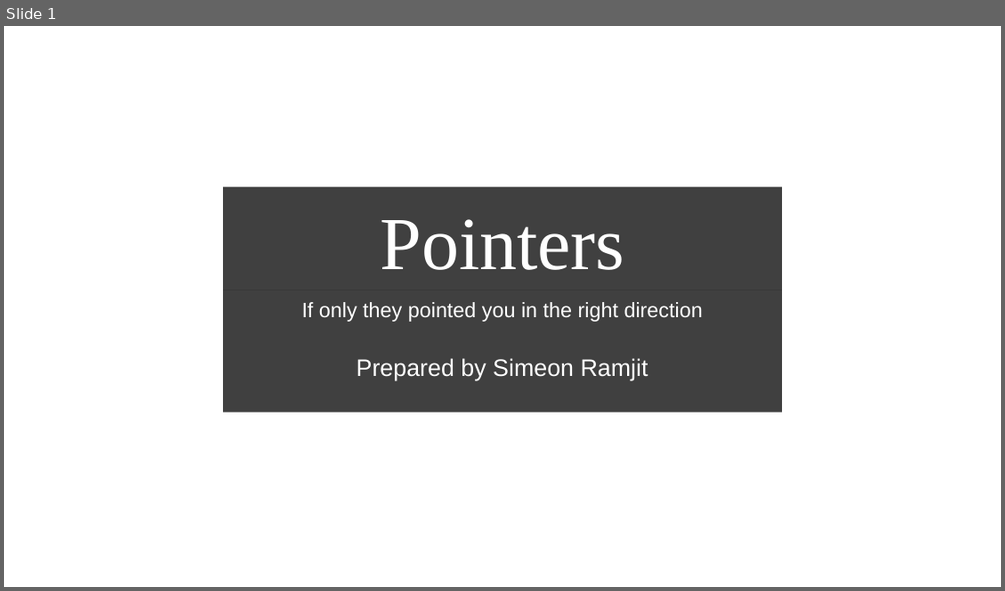
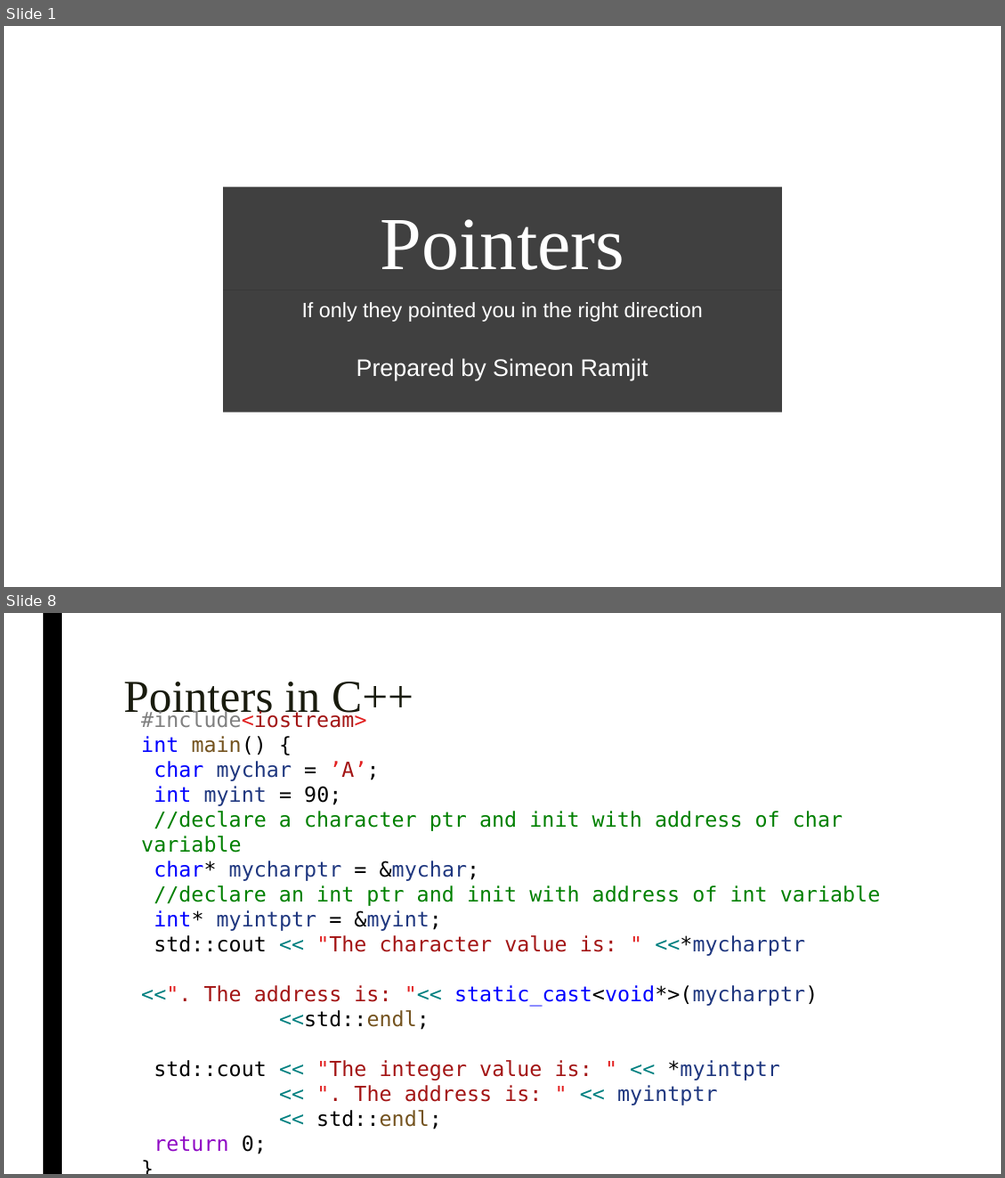
Before and after one commit to simeon9696/programmingworkshop, a slide deck: 10.) Pointers/Pointers.pptx. Shown one above the other, each under a label of ours: slide 1 before the commit, slides 1 and 8 after it; the slides between them are not shown. The pictures are 1005x591 and 1005x1178 pixels, drawn with LibreOffice and Linux fonts; fonts in the diff are those of the drawing; background and template pictures are left out. Boxes give left, top, right and bottom in pixels: in the first picture for what was removed or moved away, otherwise in the second. Text is boxed around its words. In the diff, an @@ line names an element or a change of style, - is before the commit and + after.

Commit message:
added introduction to computers and pointers

```diff
--- a/10.) Pointers/Pointers.pptx
+++ b/10.) Pointers/Pointers.pptx
@@ slide 8 added at <box>4,613,1001,1174</box>, background #FFFFFF @@
@@ rectangle added at <box>43,613,62,1174</box>, fill #000000 @@
@@ title added at <box>123,682,413,721</box>, 44 pt, text #191B0E @@
+Pointers in C++
@@ text added at <box>141,736,881,1154</box>, 20 pt, text #008000 @@
+#include<iostream>
+int main() {
+char mychar = ’A’;
+int myint = 90;
+//declare a character ptr and init with address of char variable
+char* mycharptr = &mychar;
+//declare an int ptr and init with address of int variable
+int* myintptr = &myint;
+std::cout << "The character value is: " <<*mycharptr
+<<". The address is: "<< static_cast<void*>(mycharptr)
+<<std::endl;
+std::cout << "The integer value is: " << *myintptr
+<< ". The address is: " << myintptr
+<< std::endl;
+return 0;
+}
```
Also in this commit, not shown: 10 other slides added, 1 slide removed, 3 other files.
